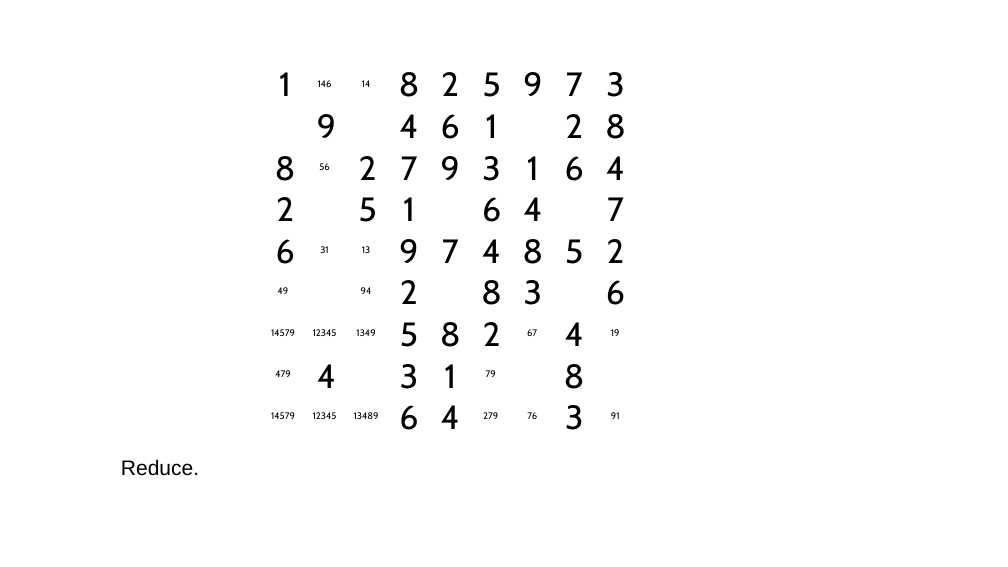
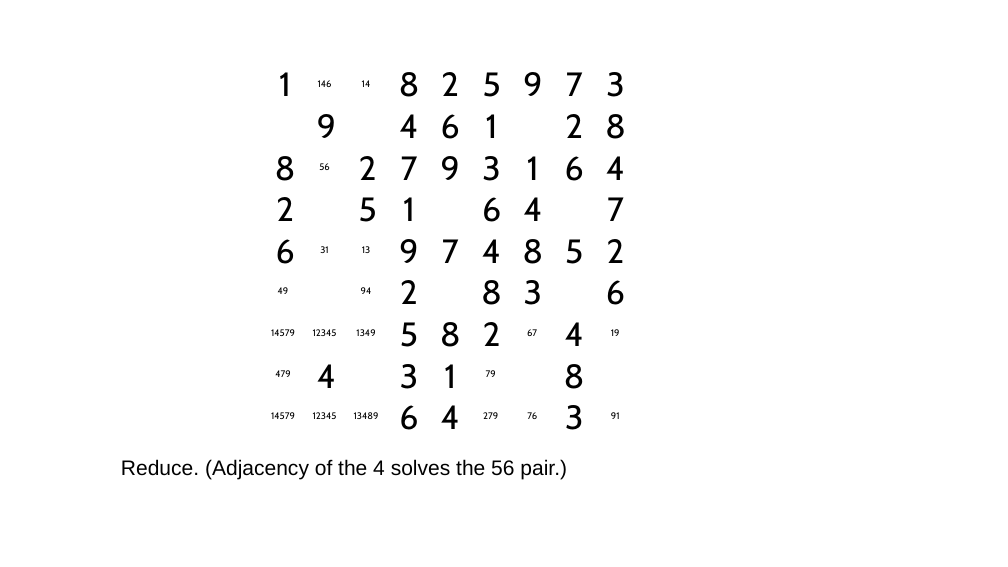
Before and after one commit to jhardis/WSJ_Number_Puzzles, a slide deck: slide 56 of 20260411_2.pptx. Drawn at 1008x567 pixels with LibreOffice and Linux fonts; fonts in the diff are those of the drawing; background and template pictures are left out. Boxes give left, top, right and bottom in pixels: in the first picture for what was removed or moved away, otherwise in the second. Text is boxed around its words. In the diff, an @@ line names an element or a change of style, - is before the commit and + after.

```diff
--- a/20260411_2.pptx
+++ b/20260411_2.pptx
@@ text at box(121, 459, 567, 480): text changed @@
-Reduce.
+Reduce. (Adjacency of the 4 solves the 56 pair.)
```
Also in this commit, not shown: 1 other slide changed.
